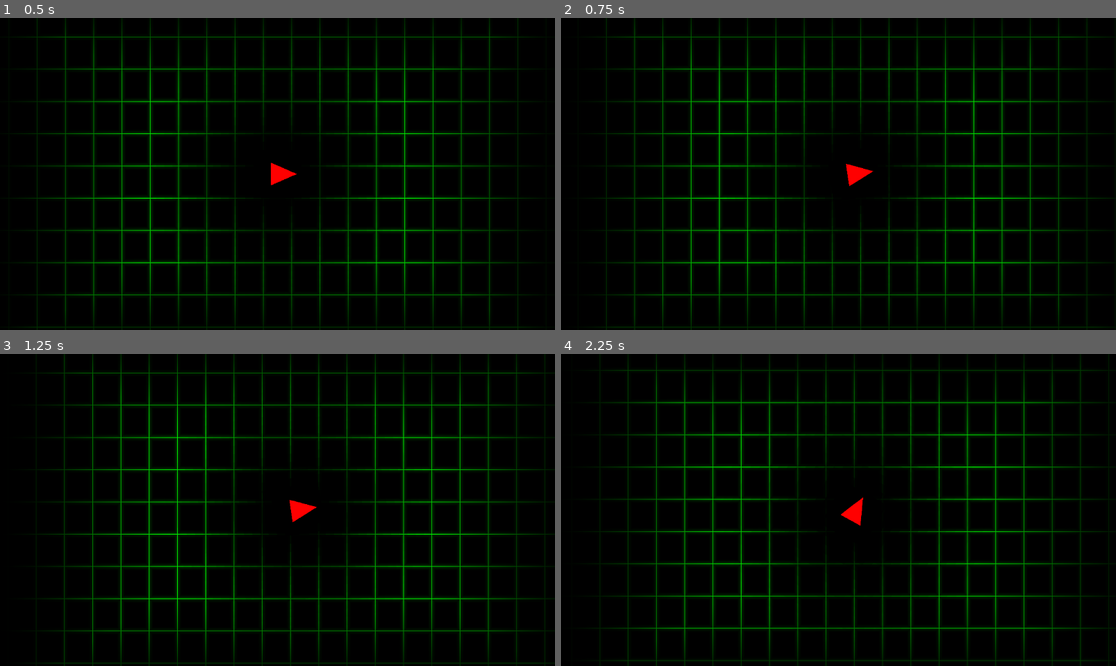
Above: before the commit, frames 1-4 (two rows, left to right).
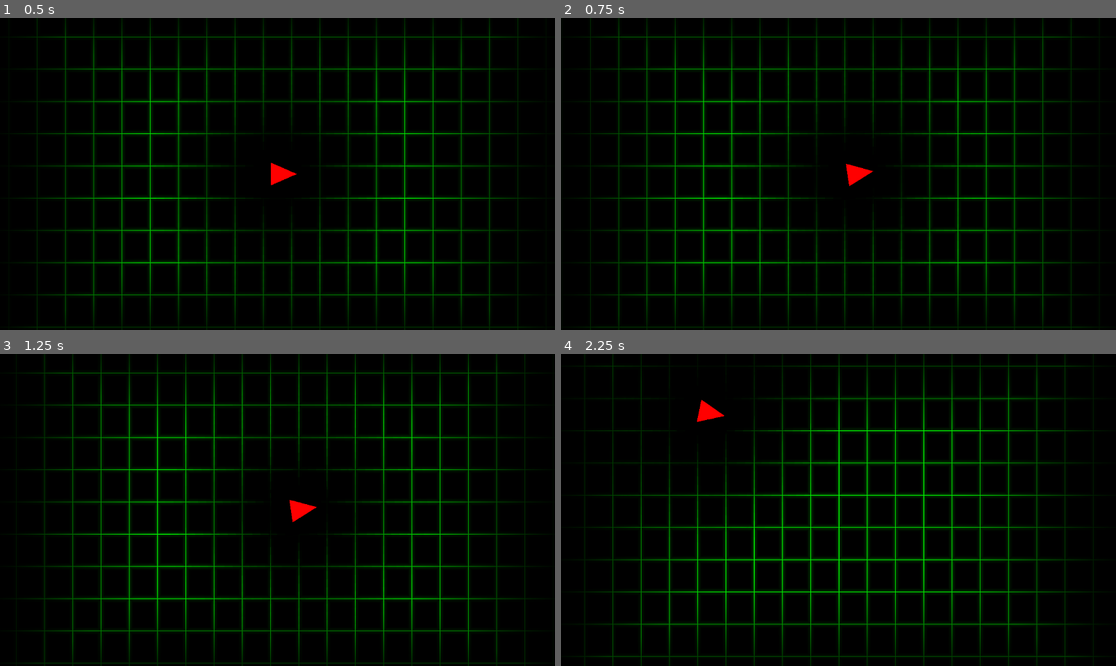
Above: after the commit, the same moments.

Repository: zt1ier/broken-code
Game: Godot game, scene res://main.tscn
The game is run twice, just before and just after one commit, with the same random seed, the same clock (stepped at 60 frames per second) and the same inputs.
Inputs (mouse positions are in pixels of both pictures, inside the frame that each line leads up to):
- Up to frame 1 (0.5 s): no input
- Up to frame 2 (0.75 s): tap Enter at 0.5 s; move the mouse to (960, 158) at 0.52 s; hold D (move_right) from 0.53 s (still down); tap Shift (dash) at 0.6 s
- Up to frame 3 (1.25 s): keep holding D (move_right)
- Up to frame 4 (2.25 s): move the mouse to (727, 525) at 1.27 s; release D (move_right) at 1.28 s; hold S (move_down) 1.28-2.03 s; tap Shift (dash) at 1.35, 2.1 s; move the mouse to (894, 441) at 2.02 s; hold D (move_right) from 2.03 s (still down)

Frame 1 is identical in both runs. In frame 2, 9.5% of the frame differs, in the area x 5-95%, y 0-100%; in frame 3, 9.7%; in frame 4, 19%, in the area x 2-100%, y 0-100%.

Commit message:
Background is better! Moved it to a CanvasLayer instead of stupidly changing its position as a ColorRect to Player position every frame like a madman

Diff:
--- a/broken-code/scenes/background.tscn
+++ b/broken-code/scenes/background.tscn
@@ -13,16 +13,20 @@
 shader_parameter/glow_radius = 5.0
 shader_parameter/glow_strength = 0.2
 
-[node name="Background" type="ColorRect"]
+[node name="Background" type="CanvasLayer"]
+layer = -1
+script = ExtResource("1_bkp1e")
+
+[node name="BlackBackground" type="ColorRect" parent="."]
 offset_left = -128.0
 offset_top = -128.0
 offset_right = 1280.0
 offset_bottom = 776.0
 color = Color(0, 0, 0, 1)
-script = ExtResource("1_bkp1e")
 
 [node name="CoolGreenGridThing" type="ColorRect" parent="."]
 material = SubResource("ShaderMaterial_bkp1e")
-layout_mode = 0
-offset_right = 1408.0
-offset_bottom = 904.0
+offset_left = -128.0
+offset_top = -128.0
+offset_right = 1280.0
+offset_bottom = 776.0
--- a/broken-code/scenes/player.tscn
+++ b/broken-code/scenes/player.tscn
@@ -38,6 +38,5 @@
 
 [node name="DashCooldown" type="Timer" parent="."]
 one_shot = true
-autostart = true
 
 [connection signal="timeout" from="DashCooldown" to="." method="_on_dash_cooldown_timeout"]
--- a/broken-code/scripts/background.gd
+++ b/broken-code/scripts/background.gd
@@ -1,4 +1,4 @@
-extends ColorRect
+extends CanvasLayer
 
 
 @export var player: Player
@@ -14,11 +14,6 @@
 	if player == null:
 		printerr("background.gd: Player reference is null")
 		set_physics_process(false)
-		set_process(false)
-
-
-func _process(delta: float) -> void:
-	_handle_camera_follow()
 
 
 func _physics_process(delta: float) -> void:
@@ -28,7 +23,3 @@
 func _handle_grid(delta: float) -> void:
 	grid_offset -= player.velocity * delta
 	grid_material.set_shader_parameter("offset", -grid_offset)
-
-
-func _handle_camera_follow() -> void:
-	global_position = player.global_position - (size / 2)
--- a/broken-code/scripts/player.gd
+++ b/broken-code/scripts/player.gd
@@ -5,7 +5,7 @@
 
 
 @export var speed: float = 20000.0
-@export var dash_cooldown_time: float = 1.5
+@export var dash_cooldown: float = 1.5
 @export var dash_distance: float = 1000.0
 
 @export var triangle_draw_points : Array[Vector2] = [
@@ -16,19 +16,21 @@
 
 
 var can_dash: bool = false
+var mouse_pos: Vector2 = Vector2.ZERO
 
 
-@onready var dash_cooldown: Timer = $DashCooldown
+@onready var dash_cooldown_timer: Timer = $DashCooldown
 
 
 func _ready() -> void:
 	if not is_in_group("Player"):
 		add_to_group("Player")
-	dash_cooldown.wait_time = dash_cooldown_time
+	dash_cooldown_timer.wait_time = dash_cooldown
+	dash_cooldown_timer.start()
 
 
 func _physics_process(delta: float) -> void:
-	var mouse_pos := get_global_mouse_position()
+	mouse_pos = get_global_mouse_position()
 	look_at(mouse_pos)
 
 	_handle_movement(delta)
@@ -36,19 +38,22 @@
 
 
 func _handle_movement(delta: float) -> void:
-	var dir := Input.get_vector("move_left", "move_right", "move_up", "move_down")
-	velocity = dir.normalized() * speed * delta
+	var direction := Input.get_vector("move_left", "move_right", "move_up", "move_down")
+	velocity = direction.normalized() * speed * delta
 
 	if Input.is_action_just_pressed("dash") and can_dash:
-		dash(dir, delta)
+		dash(direction, delta)
 
 
 func dash(direction: Vector2, delta: float) -> void:
 	can_dash = false
 
-	global_position = direction.normalized() * dash_distance * delta
+	if direction == Vector2.ZERO:
+		global_position = to_local(mouse_pos).normalized() * dash_distance * delta
+	else:
+		global_position = direction.normalized() * dash_distance * delta
 
-	dash_cooldown.start()
+	dash_cooldown_timer.start()
 
 
 func _on_dash_cooldown_timeout() -> void:
